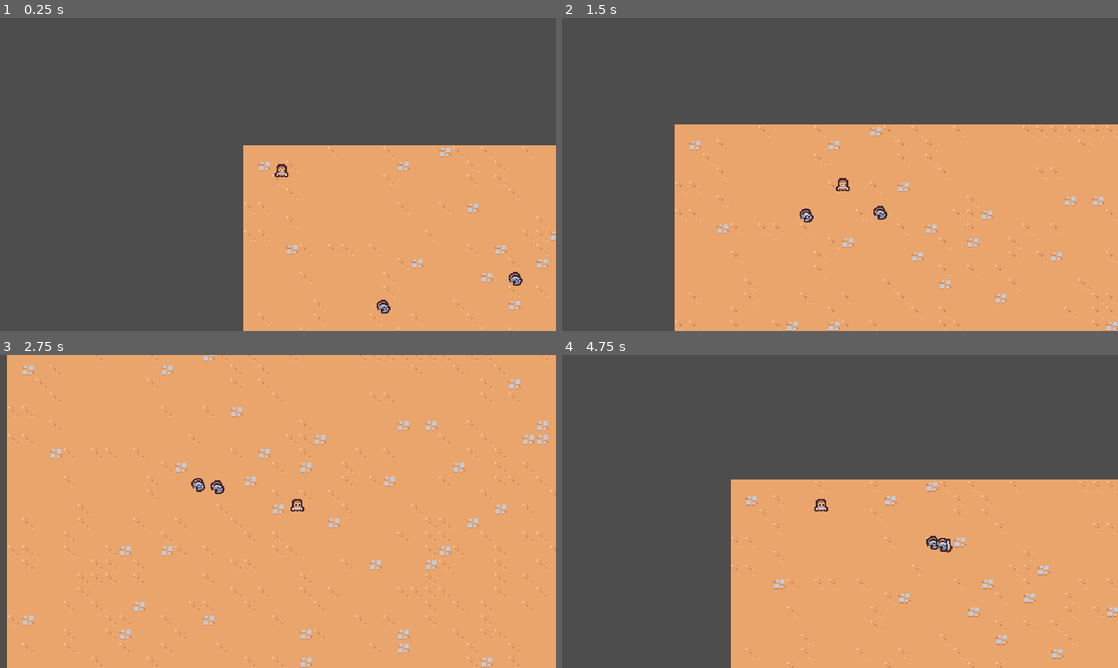
Above: before the commit, frames 1-4 (two rows, left to right).
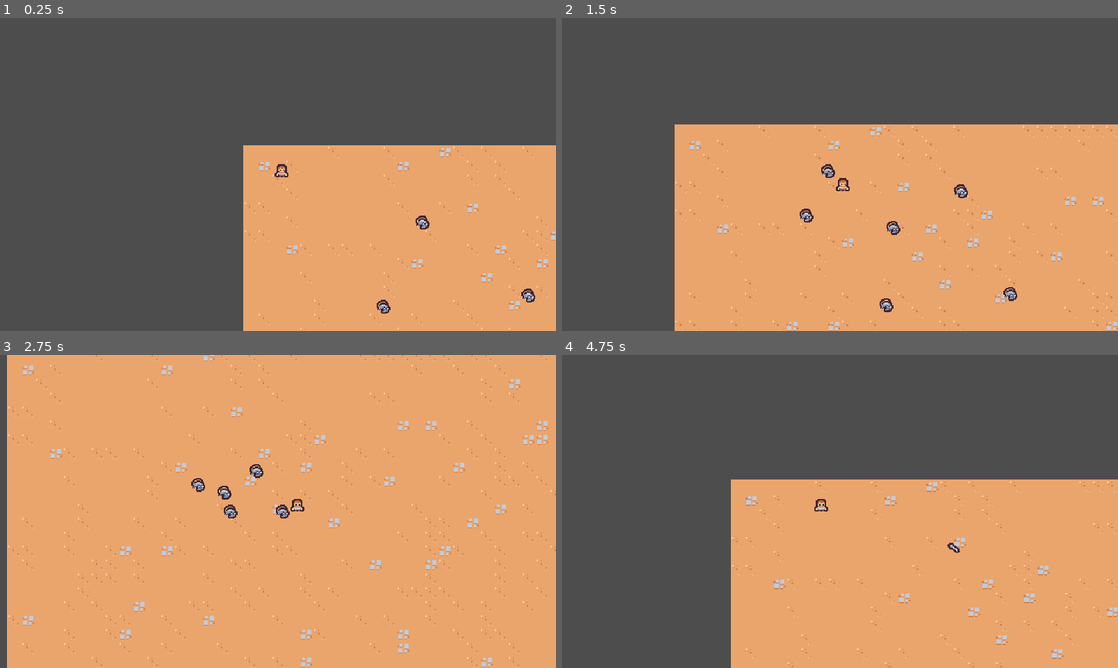
Above: after the commit, the same moments.

Repository: TinyTakinTeller/FirstGodotProject
Game: Godot game, scene res://scenes/main/main.tscn
Same seed, same stepped clock (60 frames per second), same inputs: the game is played once before the commit and once after it.
Inputs:
- Up to frame 1 (0.25 s): no input
- Up to frame 2 (1.5 s): hold Right (move_right) 0.53-1.28 s; hold Down (move_down) from 1.28 s (still down)
- Up to frame 3 (2.75 s): release Down (move_down) at 2.03 s; hold Right (move_right) from 2.03 s (still down)
- Up to frame 4 (4.75 s): release Right (move_right) at 2.78 s; hold Up (move_up) 2.78-3.53 s; hold Left (move_left) from 3.53 s (still down)

The runs differ from the first frame. In frame 1, 0.2% of the frame differs, in the area x 74-97%, y 63-91%; in frame 2, 0.5%, in the area x 46-82%, y 46-94%; in frame 3, 0.4%; in frame 4, 0.2%.

Commit message:
chapter 2.5 | hitbox for sword and enemy

Diff:
--- a/project.godot
+++ b/project.godot
@@ -55,6 +55,12 @@
 ]
 }
 
+[layer_names]
+
+2d_physics/layer_1="Terrain"
+2d_physics/layer_2="Player"
+2d_physics/layer_3="Enemy"
+
 [rendering]
 
 textures/canvas_textures/default_texture_filter=0
--- a/scenes/ability/sword_ability/sword_ability.tscn
+++ b/scenes/ability/sword_ability/sword_ability.tscn
@@ -1,9 +1,13 @@
-[gd_scene load_steps=5 format=3 uid="uid://rd76pobs5q3e"]
+[gd_scene load_steps=6 format=3 uid="uid://rd76pobs5q3e"]
 
 [ext_resource type="Texture2D" uid="uid://dyg87i2ku8ptg" path="res://scenes/ability/sword_ability/tile_0104.png" id="1_06fxa"]
 
+[sub_resource type="RectangleShape2D" id="RectangleShape2D_47rp2"]
+size = Vector2(30, 30)
+
 [sub_resource type="Animation" id="Animation_ldes7"]
 length = 0.001
+step = 0.05
 tracks/0/type = "value"
 tracks/0/imported = false
 tracks/0/enabled = true
@@ -27,6 +31,18 @@
 "transitions": PackedFloat32Array(1),
 "update": 0,
 "values": [Vector2(1, 1)]
+}
+tracks/2/type = "value"
+tracks/2/imported = false
+tracks/2/enabled = true
+tracks/2/path = NodePath("Hitbox/CollisionShape2D:disabled")
+tracks/2/interp = 1
+tracks/2/loop_wrap = true
+tracks/2/keys = {
+"times": PackedFloat32Array(0, 0.15),
+"transitions": PackedFloat32Array(1, 1),
+"update": 1,
+"values": [true, false]
 }
 
 [sub_resource type="Animation" id="Animation_g4exv"]
@@ -71,6 +87,18 @@
 "method": &"queue_free"
 }]
 }
+tracks/3/type = "value"
+tracks/3/imported = false
+tracks/3/enabled = true
+tracks/3/path = NodePath("Hitbox/CollisionShape2D:disabled")
+tracks/3/interp = 1
+tracks/3/loop_wrap = true
+tracks/3/keys = {
+"times": PackedFloat32Array(0, 0.15, 0.4),
+"transitions": PackedFloat32Array(1, 1, 1),
+"update": 1,
+"values": [true, false, true]
+}
 
 [sub_resource type="AnimationLibrary" id="AnimationLibrary_bix1x"]
 _data = {
@@ -79,6 +107,15 @@
 }
 
 [node name="SwordAbility" type="Node2D"]
+
+[node name="Hitbox" type="Area2D" parent="."]
+collision_layer = 4
+collision_mask = 0
+
+[node name="CollisionShape2D" type="CollisionShape2D" parent="Hitbox"]
+position = Vector2(15, -4)
+shape = SubResource("RectangleShape2D_47rp2")
+disabled = true
 
 [node name="AnimationPlayer" type="AnimationPlayer" parent="."]
 libraries = {
--- a/scenes/basic_enemy/basic_enemy.gd
+++ b/scenes/basic_enemy/basic_enemy.gd
@@ -5,7 +5,7 @@
 
 # Called when the node enters the scene tree for the first time.
 func _ready():
-	pass # Replace with function body.
+	$Hitbox.area_entered.connect(on_entered)
 
 
 # Called every frame. 'delta' is the elapsed time since the previous frame.
@@ -19,3 +19,7 @@
 	if player != null:
 		return (player.global_position - self.global_position).normalized()
 	return Vector2.ZERO
+
+
+func on_entered(hitbox: Area2D) -> void:
+	self.queue_free()
--- a/scenes/basic_enemy/basic_enemy.tscn
+++ b/scenes/basic_enemy/basic_enemy.tscn
@@ -1,7 +1,10 @@
-[gd_scene load_steps=4 format=3 uid="uid://5nvw1i856kr3"]
+[gd_scene load_steps=5 format=3 uid="uid://5nvw1i856kr3"]
 
 [ext_resource type="Texture2D" uid="uid://doylycsw0cefh" path="res://scenes/basic_enemy/basic_enemy.png" id="1_ck157"]
 [ext_resource type="Script" path="res://scenes/basic_enemy/basic_enemy.gd" id="1_evfld"]
+
+[sub_resource type="CircleShape2D" id="CircleShape2D_d3dnf"]
+radius = 12.0
 
 [sub_resource type="CircleShape2D" id="CircleShape2D_lmybg"]
 radius = 5.0
@@ -10,6 +13,13 @@
 collision_layer = 0
 script = ExtResource("1_evfld")
 
+[node name="Hitbox" type="Area2D" parent="."]
+collision_layer = 0
+collision_mask = 4
+
+[node name="CollisionShape2D" type="CollisionShape2D" parent="Hitbox"]
+shape = SubResource("CircleShape2D_d3dnf")
+
 [node name="Sprite2D" type="Sprite2D" parent="."]
 texture = ExtResource("1_ck157")
 
--- a/scenes/controller/sword_ability_controller/sword_ability_controller.gd
+++ b/scenes/controller/sword_ability_controller/sword_ability_controller.gd
@@ -18,12 +18,16 @@
 	if target == null:
 		return
 
-	spawn_sword_instance(target)
+	spawn_sword_instance(target, 4)
 
-
-func spawn_sword_instance(target: Node2D) -> void:
-	var sword_instance : Node2D = self.sword_ability.instantiate() as Node2D
+## sword instance is spawned at random point that is 'distance' away from 'target'
+## sword instance is pointing towards 'target'
+## TODO: maybe spawn sword only in front of the enemy that is moving towards player?
+func spawn_sword_instance(target: Node2D, distance: float) -> void:
+	var sword_instance: Node2D = self.sword_ability.instantiate() as Node2D
 	sword_instance.global_position = target.global_position
+	sword_instance.global_position += distance * Vector2.RIGHT.rotated(randf_range(0, TAU))
+	sword_instance.rotation = (target.global_position - sword_instance.global_position).angle()
 	target.get_parent().add_child(sword_instance)
 
 
--- a/scenes/main/main.tscn
+++ b/scenes/main/main.tscn
@@ -21,4 +21,16 @@
 position = Vector2(173, 201)
 
 [node name="BasicEnemy2" parent="." instance=ExtResource("4_l1vbq")]
-position = Vector2(331, 161)
+position = Vector2(441, 97)
+
+[node name="BasicEnemy3" parent="." instance=ExtResource("4_l1vbq")]
+position = Vector2(224, 95)
+
+[node name="BasicEnemy4" parent="." instance=ExtResource("4_l1vbq")]
+position = Vector2(308, 298)
+
+[node name="BasicEnemy5" parent="." instance=ExtResource("4_l1vbq")]
+position = Vector2(345, 181)
+
+[node name="BasicEnemy6" parent="." instance=ExtResource("4_l1vbq")]
+position = Vector2(484, 251)
Not shown, changed: readme.md
